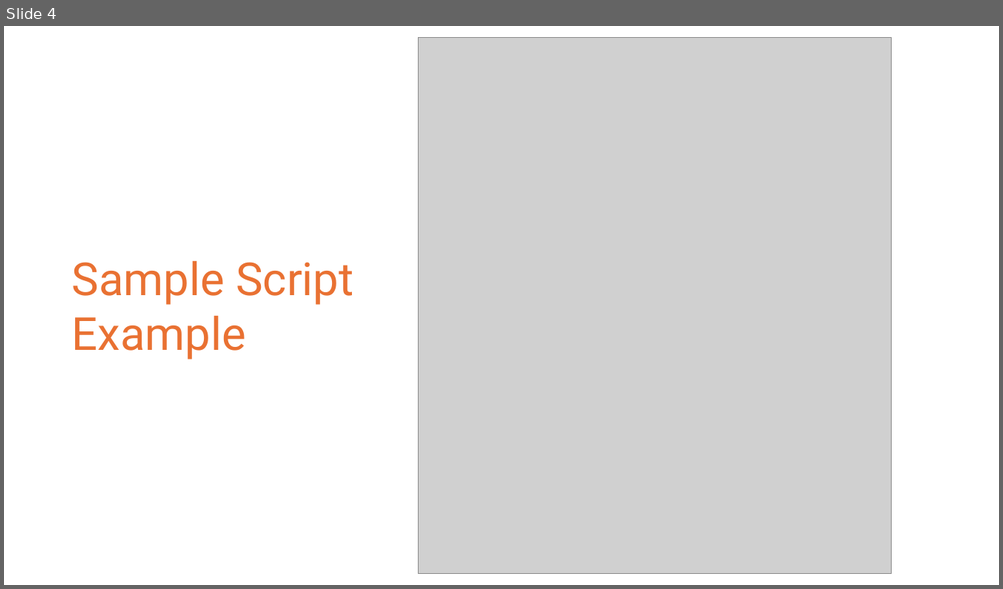
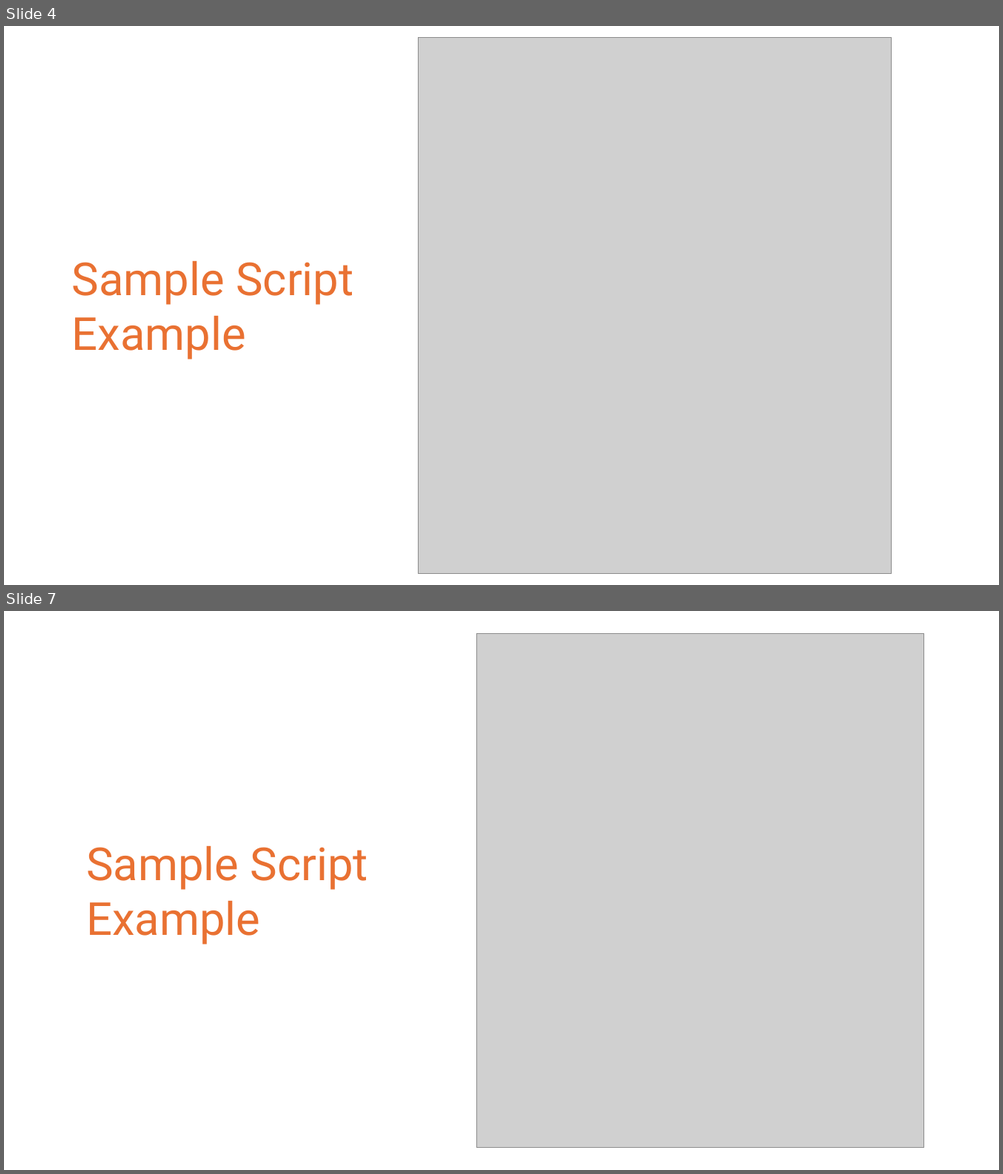
Before and after one commit to ImanNoferesti/Unity_Tutorial_Spring_2025, a slide deck: Week7/Week7_Slides.pptx. Shown one above the other, each under a label of ours: slide 4 before the commit, slides 4 and 7 after it; the slides between them are not shown. The pictures are 1003x589 and 1003x1174 pixels, drawn with LibreOffice and Linux fonts; fonts in the diff are those of the drawing; grey boxes stand for pictures. Boxes give left, top, right and bottom in pixels: in the first picture for what was removed or moved away, otherwise in the second. Text is boxed around its words. In the diff, an @@ line names an element or a change of style, - is before the commit and + after.

```diff
--- a/Week7/Week7_Slides.pptx
+++ b/Week7/Week7_Slides.pptx
@@ slide 7 added at (4,611,999,1170), background #FFFFFF @@
@@ picture added at (476,633,924,1147) @@
@@ text added at (86,846,368,945), 44 pt, text #E97132 @@
+Sample Script Example
```
Also in this commit, not shown: 2 other slides added.
